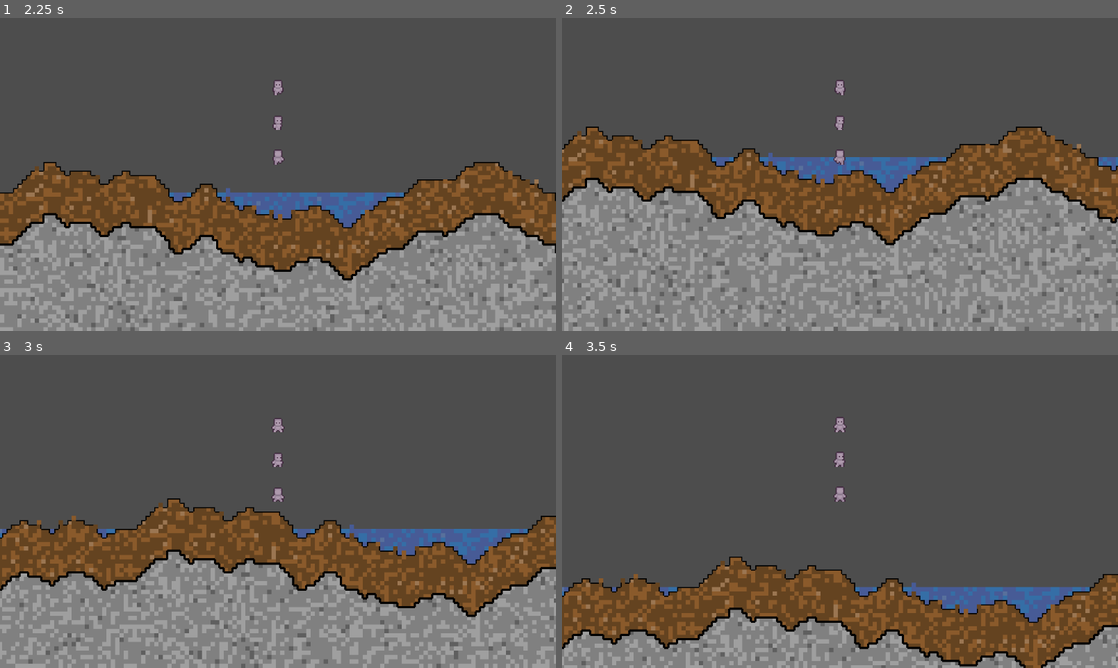
Above: before the commit, frames 1-4 (two rows, left to right).
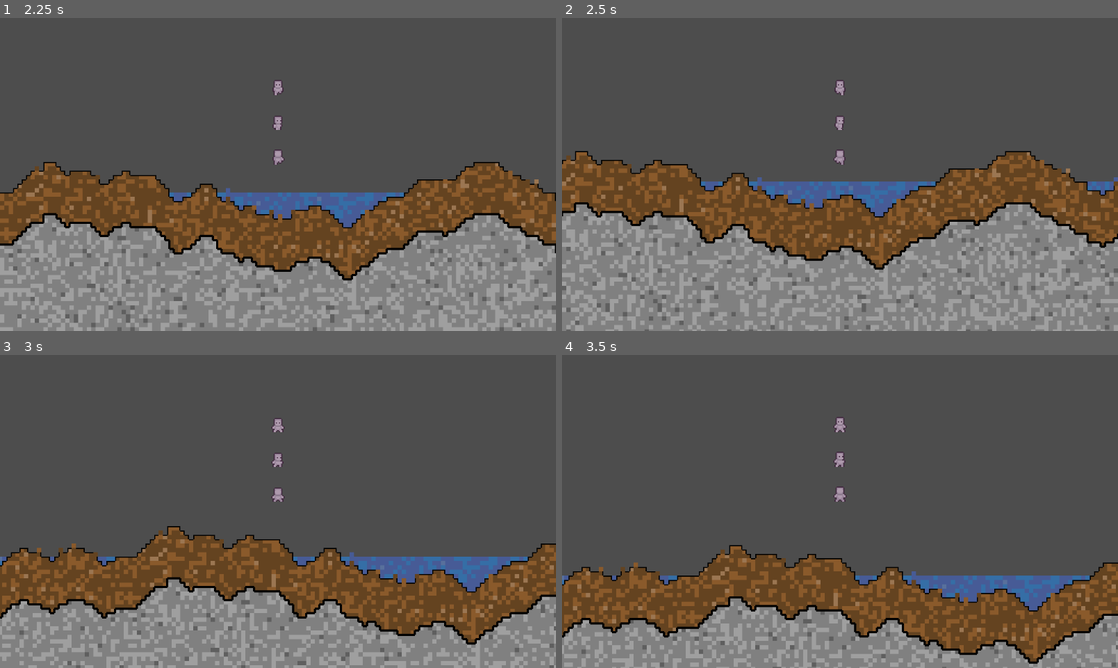
Above: after the commit, the same moments.

Repository: MessrsBrightside/pixel-mixel
Game: Godot game, scene res://scenes/main.tscn
The game is run twice, just before and just after one commit, with the same random seed, the same clock (stepped at 60 frames per second) and the same inputs.
Inputs:
- Up to frame 1 (2.25 s): tap Enter (ui_accept) at 0.5, 0.77, 0.8, 1.07, 1.35, 1.52, 1.82 s; hold Right (ui_right) 0.53-1.28 s; hold Space 0.53-1.28 s; hold Down 1.28-2.03 s; tap Space at 1.55 s; hold Right (ui_right) from 2.03 s (still down); hold Space from 2.03 s (still down)
- Up to frame 2 (2.5 s): keep holding Right (ui_right); keep holding Space; tap Enter (ui_accept) at 2.3 s
- Up to frame 3 (3 s): release Right (ui_right) at 2.78 s; release Space at 2.78 s; hold W from 2.78 s (still down); tap 1 at 2.85 s
- Up to frame 4 (3.5 s): keep holding W; tap Enter (ui_accept) at 3.02, 3.32 s; tap Space at 3.05 s

Frame 1 is identical in both runs. In frame 2, 36% of the frame differs, in the area x 0-100%, y 34-100%; in frame 3, 32%; in frame 4, 19%.

Commit message:
Add WASD + Space for movement/jump

Diff:
--- a/scripts/player.gd
+++ b/scripts/player.gd
@@ -40,15 +40,15 @@
 	if chunk_grid == null:
 		return
 	var input_dir := 0.0
-	if Input.is_action_pressed("ui_left"):
+	if Input.is_action_pressed("ui_left") or Input.is_key_pressed(KEY_A):
 		input_dir -= 1.0
-	if Input.is_action_pressed("ui_right"):
+	if Input.is_action_pressed("ui_right") or Input.is_key_pressed(KEY_D):
 		input_dir += 1.0
 
 	velocity.x = input_dir * SPEED
 	velocity.y += GRAVITY * delta
 
-	if on_ground and Input.is_action_just_pressed("ui_accept"):
+	if on_ground and (Input.is_action_just_pressed("ui_accept") or Input.is_key_pressed(KEY_W) or Input.is_key_pressed(KEY_SPACE)):
 		velocity.y = JUMP_VELOCITY
 
 	_move(delta)
